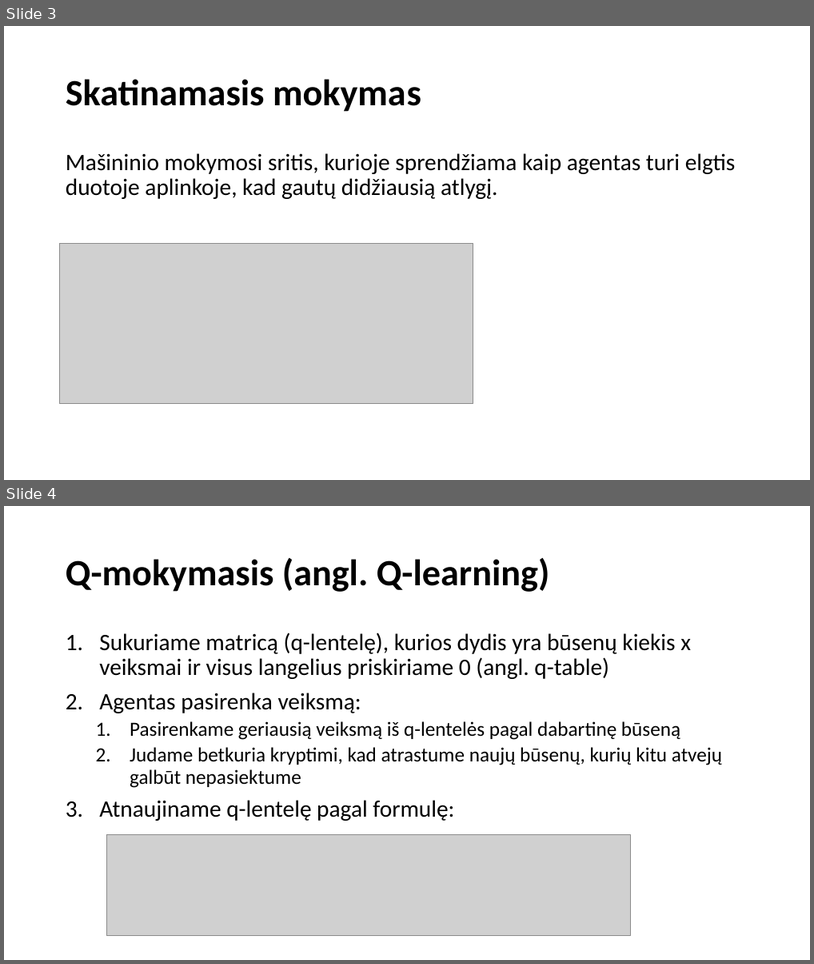
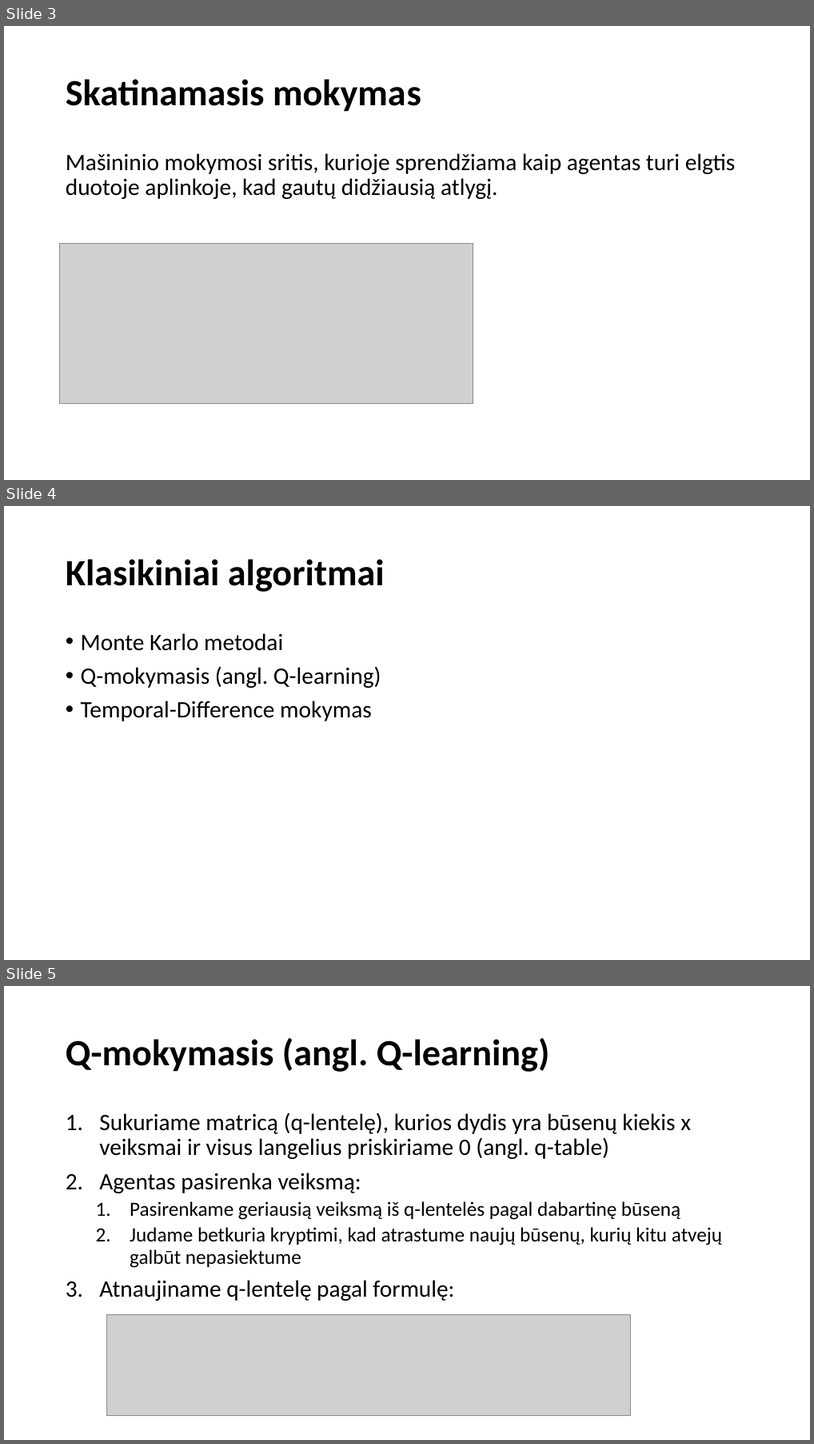
Before and after one commit to arnoldaz/kursinis, a slide deck: kursinis_skaidres.pptx. Shown one above the other, each under a label of ours: slides 3 and 4 before the commit, slides 3, 4 and 5 after it. The pictures are 814x964 and 814x1444 pixels, drawn with LibreOffice and Linux fonts; fonts in the diff are those of the drawing; grey boxes stand for pictures. Boxes give left, top, right and bottom in pixels: in the first picture for what was removed or moved away, otherwise in the second. Text is boxed around its words. In the diff, an @@ line names an element or a change of style, - is before the commit and + after.

Commit message:
updated slides

```diff
--- a/kursinis_skaidres.pptx
+++ b/kursinis_skaidres.pptx
@@ slide 4 added at (x1=4, y1=506, x2=810, y2=960), background #FFFFFF @@
@@ title added at (x1=66, y1=559, x2=385, y2=592), 44 pt, text #000000, bold @@
+Klasikiniai algoritmai
@@ text added at (x1=81, y1=633, x2=382, y2=721), 28 pt, text #000000 @@
+• Monte Karlo metodai
+• Q-mokymasis (angl. Q-learning)
+• Temporal-Difference mokymas
@@ what was slide 4 is now slide 5 @@
```
Also in this commit, not shown: 1 other slide added.
